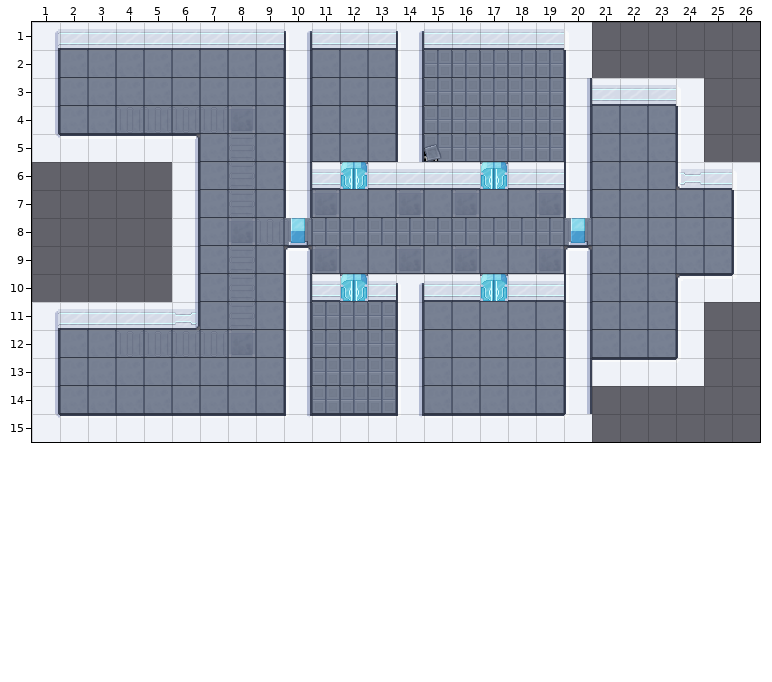
One commit to this Tiled map: MattEland.FSharpStarship.Desktop/FSharpStarship.tmx. Above, as it was before the edit.
Cells are 32x32 px. Shown: x 1..26, y 1..15. Layer "Deco" is drawn 0,8 px off the grid.
After the commit:
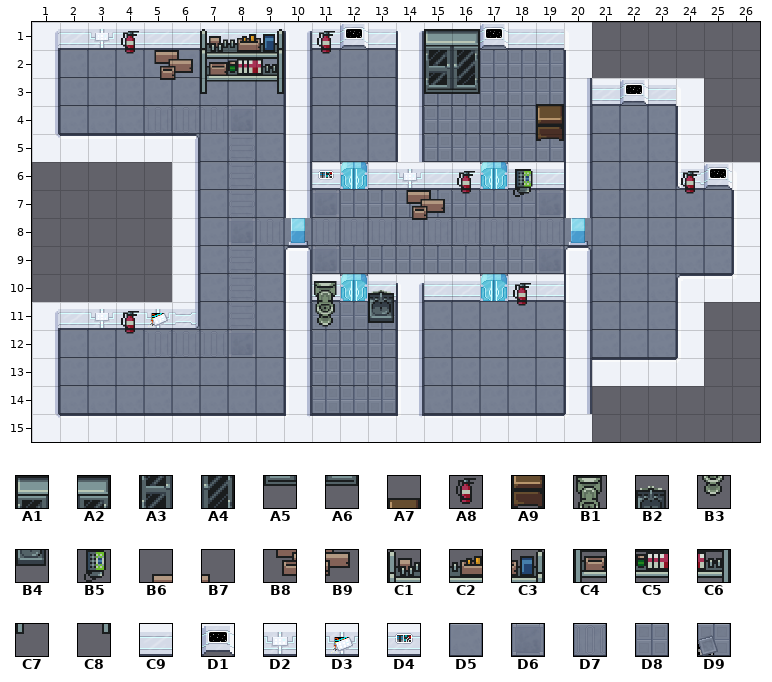
Key: from "Hospital32": A1 106, A2 107, A3 122, A4 123, A5 138, A6 139, A7 145, A8 148, A9 161, B1 183, B2 185, B3 199, B4 201, B5 265, B6 269, B7 270, B8 285, B9 286, C1 316, C2 317, C3 318, C4 332, C5 333, C6 334, C7 348, C8 350; from "ScifiHospitalTiles": C9 64, D1 65, D2 69, D3 72, D4 75, D5 80, D6 81, D7 85, D8 86, D9 87.
__ is an empty cell, .. an unchanged one.
Tiles of an added or newly shown layer are drawn over the layers below it.
The author wrote: Tiled pass at things
From old to new:
--- layer "Floor" (added)
@@ x 5..25 @@
- 1 .. .. .. .. .. .. .. __ .. .. .. .. __ .. .. .. .. .. .. .. ..
- 2 __ __ __ __ __ .. .. .. .. .. __ __ .. .. .. .. .. .. .. .. ..
- 3 .. .. __ .. __ .. .. .. .. .. __ __ .. .. __ .. .. __ .. .. ..
- 4 .. .. .. .. .. .. .. .. .. .. .. .. .. .. __ .. .. .. .. .. ..
- 5 .. .. .. .. .. .. .. .. .. .. __ .. .. .. .. .. .. .. .. .. ..
- 6 .. .. .. .. .. .. .. .. .. .. .. .. .. .. .. .. .. .. .. __ __
- 7 .. .. .. .. .. .. .. __ __ __ __ __ __ __ .. .. .. .. .. .. ..
- 8 .. .. .. .. .. .. __ __ __ __ __ __ __ __ __ .. .. .. .. .. ..
- 9 .. .. .. .. .. __ .. __ __ __ __ __ __ __ .. __ .. .. .. .. ..
+ 1 .. .. .. .. .. .. .. D5 .. .. .. .. D5 .. .. .. .. .. .. .. ..
+ 2 D5 D5 D5 D5 D5 .. .. .. .. .. D8 D8 .. .. .. .. .. .. .. .. ..
+ 3 .. .. D5 .. D5 .. .. .. .. .. D8 D8 .. .. D8 .. .. D5 .. .. ..
+ 4 .. .. .. .. .. .. .. .. .. .. .. .. .. .. D8 .. .. .. .. .. ..
+ 5 .. .. .. .. .. .. .. .. .. .. D8 .. .. .. .. .. .. .. .. .. ..
+ 6 .. .. .. .. .. .. .. .. .. .. .. .. .. .. .. .. .. .. .. D5 D5
+ 7 .. .. .. .. .. .. .. D8 D8 D8 D8 D8 D8 D8 .. .. .. .. .. .. ..
+ 8 .. .. .. .. .. .. D7 D7 D7 D7 D7 D7 D7 D7 D7 .. .. .. .. .. ..
+ 9 .. .. .. .. .. D5 .. D8 D8 D8 D8 D8 D8 D8 .. D5 .. .. .. .. ..
@@ x 4..13 @@
-11 .. .. .. .. .. .. .. __ .. __
-12 __ .. .. .. .. .. .. .. .. ..
+11 .. .. .. .. .. .. .. D8 .. D8
+12 D5 .. .. .. .. .. .. .. .. ..
--- layer "Walls"
@@ x 3..25 @@
- 1 C9 .. .. .. .. .. .. .. .. C9 .. .. .. .. C9 .. .. .. .. .. .. .. ..
- 2 .. .. D5 D5 D5 D5 D5 .. .. .. .. .. D8 D8 .. .. .. .. .. .. .. .. ..
- 3 .. .. .. .. D5 .. D5 .. .. .. .. .. D8 D8 .. .. D8 .. .. C9 .. .. ..
- 4 .. .. .. .. .. .. .. .. .. .. .. .. .. .. .. .. D8 .. .. .. .. .. ..
- 5 .. .. .. .. .. .. .. .. .. .. .. .. D9 .. .. .. .. .. .. .. .. .. ..
- 6 .. .. .. .. .. .. .. .. C9 .. .. C9 .. .. .. .. .. .. .. .. .. .. C9
- 7 .. .. .. .. .. .. .. .. .. D5 D5 D6 D5 D6 D5 D5 .. .. .. .. .. .. ..
- 8 .. .. .. .. .. .. .. .. D8 D8 D8 D8 D8 D8 D8 D8 D8 .. .. .. .. .. ..
- 9 .. .. .. .. .. .. .. .. .. D5 D5 D6 D5 D6 D5 D5 .. .. .. .. .. .. ..
+ 1 D2 .. .. .. .. .. .. .. .. D1 .. .. .. .. D1 .. .. .. .. .. .. .. ..
+ 2 .. .. __ __ __ __ __ .. .. .. .. .. __ __ .. .. .. .. .. .. .. .. ..
+ 3 .. .. .. .. __ .. __ .. .. .. .. .. __ __ .. .. __ .. .. D1 .. .. ..
+ 4 .. .. .. .. .. .. .. .. .. .. .. .. .. .. .. .. __ .. .. .. .. .. ..
+ 5 .. .. .. .. .. .. .. .. .. .. .. .. __ .. .. .. .. .. .. .. .. .. ..
+ 6 .. .. .. .. .. .. .. .. D4 .. .. D2 .. .. .. .. .. .. .. .. .. .. D1
+ 7 .. .. .. .. .. .. .. .. .. __ __ __ __ __ __ __ .. .. .. .. .. .. ..
+ 8 .. .. .. .. .. .. .. .. __ __ __ __ __ __ __ __ __ .. .. .. .. .. ..
+ 9 .. .. .. .. .. .. .. .. .. __ __ __ __ __ __ __ .. .. .. .. .. .. ..
@@ x 3..13 @@
-11 C9 .. C9 .. .. .. .. .. D8 .. D8
-12 .. D7 .. .. .. .. .. .. .. .. ..
+11 D2 .. D3 .. .. .. .. .. __ .. __
+12 .. __ .. .. .. .. .. .. .. .. ..
--- layer "Deco" (added)
@@ x 4..19 @@
- 1 __ __ __ __ __ __ .. __ .. .. .. __ __ .. .. ..
- 2 .. __ __ __ __ __ .. .. .. .. .. __ __ .. .. ..
- 3 .. .. .. __ .. __ .. .. .. .. .. __ __ .. .. __
- 4 .. .. .. .. .. .. .. .. .. .. .. .. .. .. .. __
+ 1 A8 B6 B7 C1 C2 C3 .. A8 .. .. .. A1 A2 .. .. ..
+ 2 .. B8 B9 C4 C5 C6 .. .. .. .. .. A3 A4 .. .. ..
+ 3 .. .. .. C7 .. C8 .. .. .. .. .. A5 A6 .. .. A7
+ 4 .. .. .. .. .. .. .. .. .. .. .. .. .. .. .. A9
@@ x 14..24 @@
- 6 __ __ __ .. __ .. .. .. .. .. __
- 7 __ __ .. .. .. .. .. .. .. .. ..
+ 6 B6 B7 A8 .. B5 .. .. .. .. .. A8
+ 7 B8 B9 .. .. .. .. .. .. .. .. ..
@@ x 4..18 @@
-10 .. .. .. .. .. .. .. __ .. __ .. .. .. .. __
-11 __ .. .. .. .. .. .. __ .. __ .. .. .. .. ..
+10 .. .. .. .. .. .. .. B1 .. B2 .. .. .. .. A8
+11 A8 .. .. .. .. .. .. B3 .. B4 .. .. .. .. ..
Boxes around the changes in both pictures, in picture pixels (x1, y1, x2, y2):
changed: (90, 29, 284, 113)
changed: (284, 24, 592, 273)
changed: (620, 80, 648, 106)
changed: (676, 164, 732, 194)
changed: (314, 281, 337, 327)
changed: (368, 290, 394, 323)
added: (513, 283, 531, 306)
changed: (90, 309, 170, 357)
